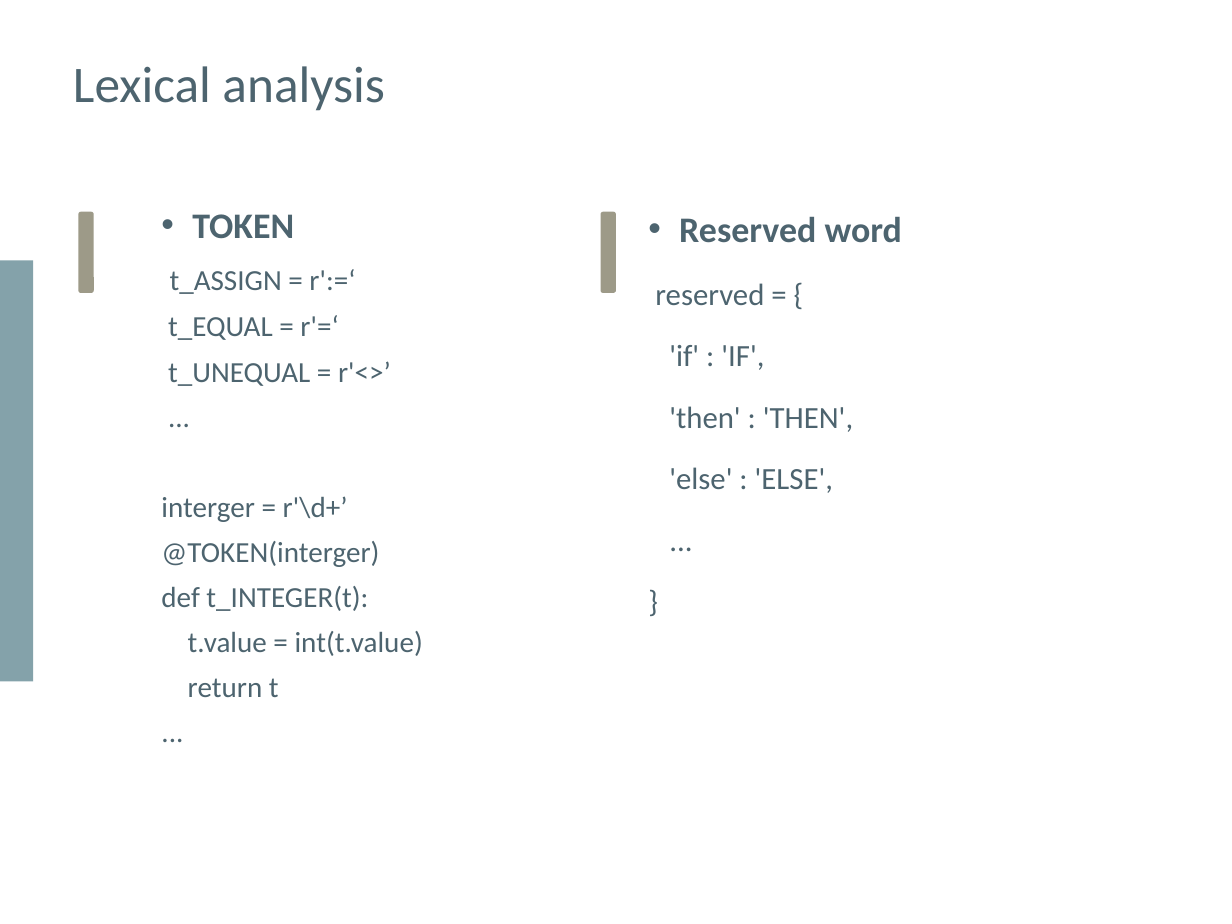
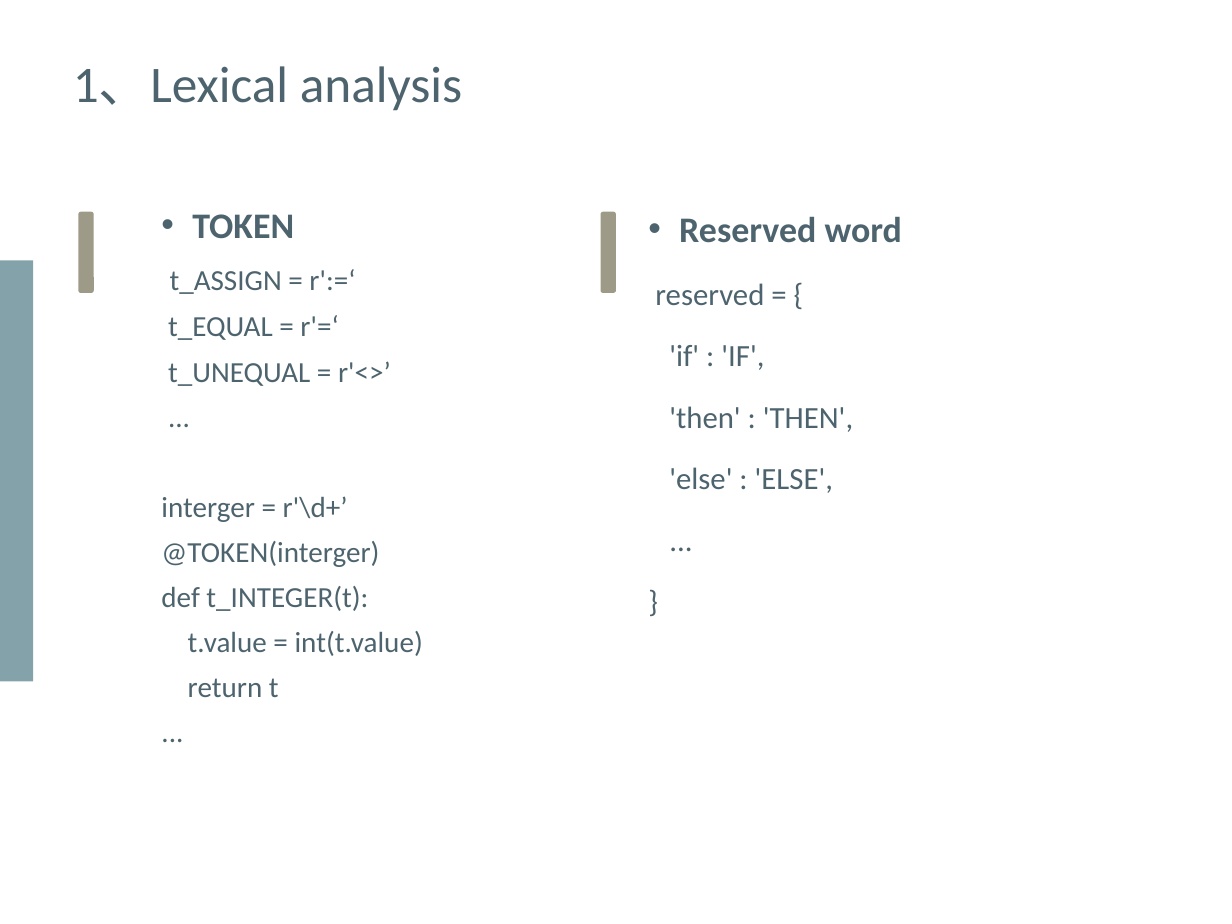
Before and after one commit to Yeeef/SOUP, a slide deck: slide 6 of report/Presentation.pptx. Drawn at 1232x924 pixels with LibreOffice and Linux fonts; fonts in the diff are those of the drawing. Boxes give left, top, right and bottom in pixels: in the first picture for what was removed or moved away, otherwise in the second. Text is boxed around its words. In the diff, an @@ line names an element or a change of style, - is before the commit and + after.

```diff
--- a/report/Presentation.pptx
+++ b/report/Presentation.pptx
@@ text at <box>73,66,462,111</box>: text changed @@
-Lexical analysis
+1、Lexical analysis
```
Also in this commit, not shown: 5 other slides changed, 24 slides added, 1 slide removed, 1 other file.
